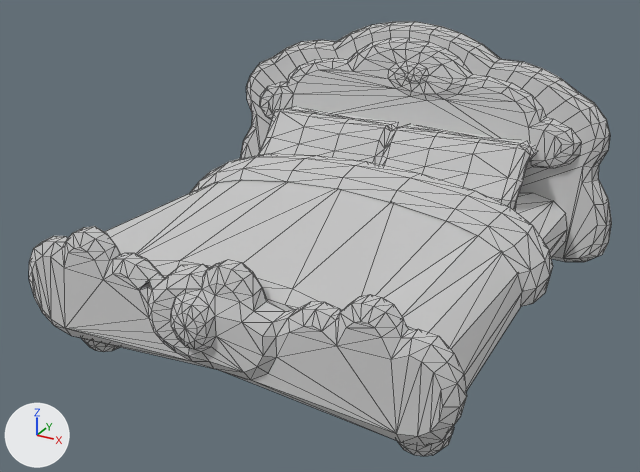
An edit to the glTF model tools/art/models/tripo/gf/g_k_bed.glb, drawn before and after from the same camera.
Both versions are drawn from a camera (50 mm lens) standing at (0.214, -0.398, 0.252) and looking at (0.001, -0.009, 0.058). The axes (+X, +Y, +Z) are drawn at lower left. The lights are the same throughout. The first picture is the older version. Mesh edges are drawn as thin lines. Vertices at exactly the same position are counted once.

Objects in the first picture: 'o0', 'o1', 'o2'.
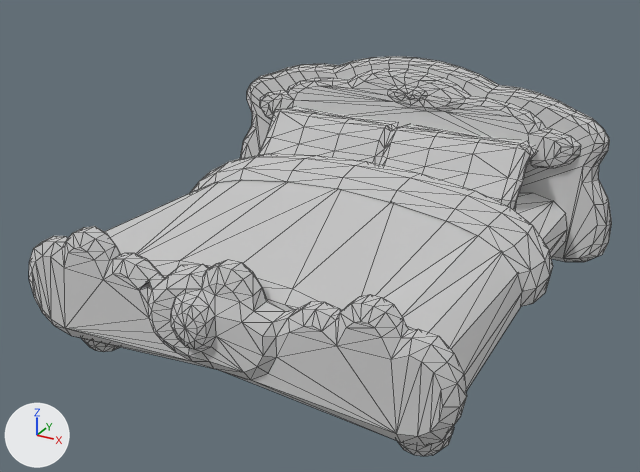
Pixel boxes (x1, y1, x2, y2) of what changed, in the pictures (640 x 472 px; the box of a moved part takes in the faces that stretch with it):
'o1', reshaped (8% shorter)
    before: (29, 22, 612, 456)
    after: (29, 56, 612, 456)
part 1 of me_o1, moved or reshaped
    before: (246, 22, 610, 177)
    after: (247, 56, 610, 178)

The edits, one by one:
me_o1 is used by ob_o1; location (0.0, 0.0, 0.0).
me_o1 had 845 vertices, 1625 faces and spanned x -0.132..0.131, y -0.12..0.12, z 0.0..0.154.
me_o1 now has 845 vertices, 1625 faces and spans x -0.132..0.131, y -0.12..0.12, z 0.0..0.131.
me_o1 part 1: all 205 vertices in x -0.125..0.124, y 0.097..0.12, z 0.094..0.154 are scaled about their middle by (1, 1, 0.65), then moved by (0.0, 0.0, -0.012).
